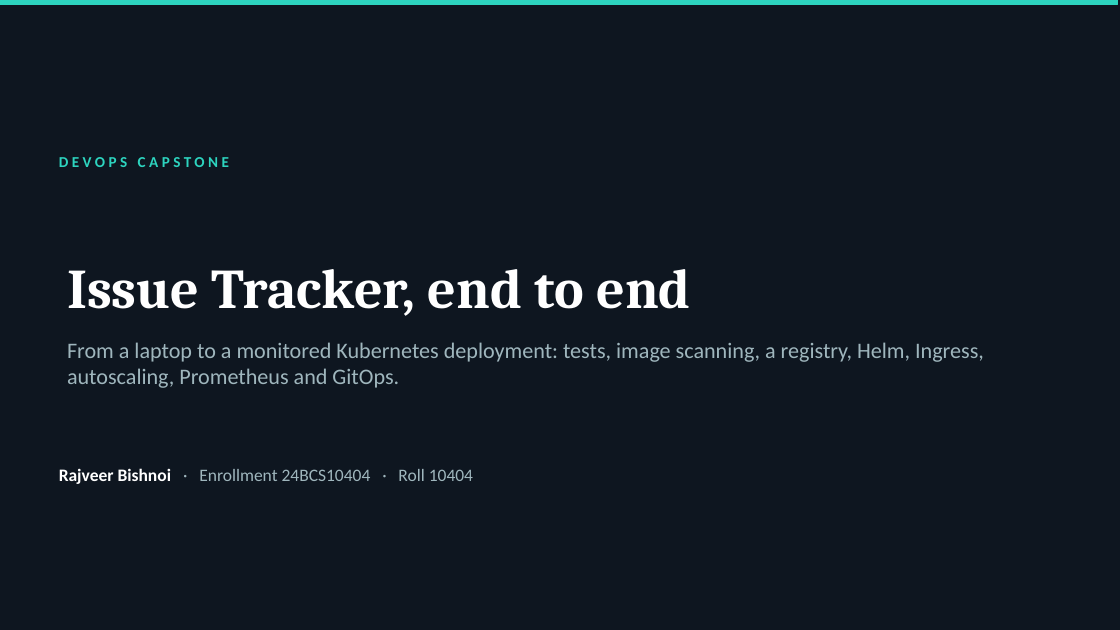
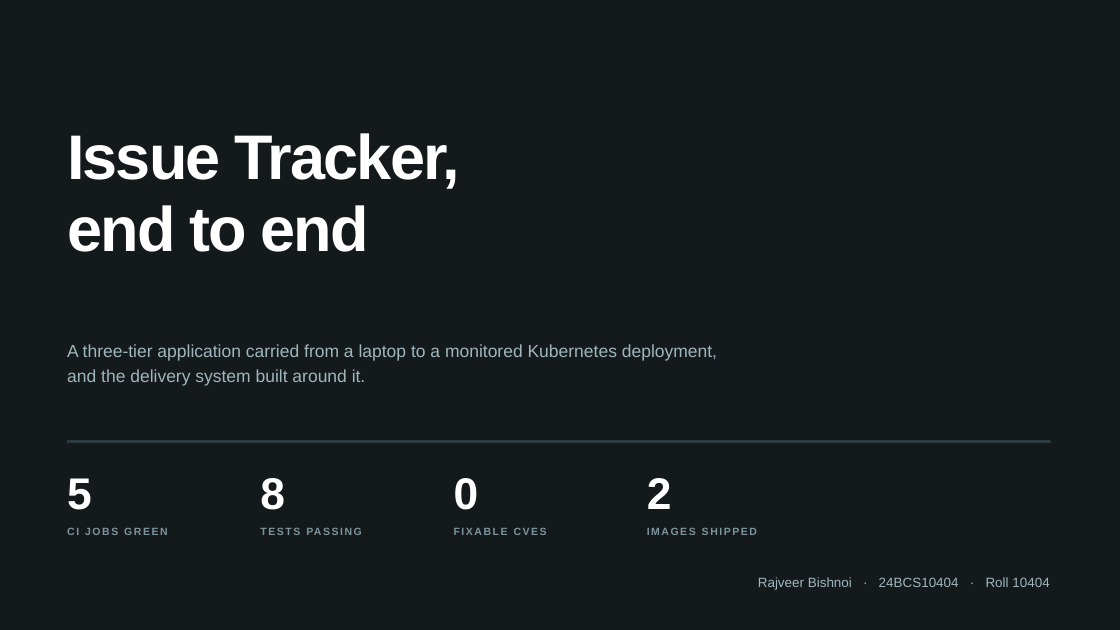
Before and after one commit to RAJVEER42/DevOps, a slide deck: slide 1 of Final DevOps Project/demo/slides.pptx. Drawn at 1120x630 pixels with LibreOffice and Linux fonts; fonts in the diff are those of the drawing. Boxes give left, top, right and bottom in pixels: in the first picture for what was removed or moved away, otherwise in the second. Text is boxed around its words. In the diff, an @@ line names an element or a change of style, - is before the commit and + after.

Commit message:
Rebuild the demo deck in the board's own design language
The first version leaned on one repeated layout: shadowed rounded cards with a
numbered dot, a stat-tile row, and an eyebrow over the title. Rebuilt so the
structure changes with the content, using the hairline rules, tabular figures
and acuity ramp the application itself was rebuilt in.

```diff
--- a/Final DevOps Project/demo/slides.pptx
+++ b/Final DevOps Project/demo/slides.pptx
@@ background #0E1620 to #14191B @@
@@ rectangle removed at bbox=[0, 0, 1117, 5] @@
@@ text at bbox=[67, 133, 460, 252]: text changed; size 48 to 54 pt; font Cambria to Arial @@
-Issue Tracker, end to end
+Issue Tracker,
+end to end
@@ text "Issue Tracker," at bbox=[67, 133, 460, 252]: vertical alignment bottom to top @@
@@ text removed at bbox=[59, 157, 229, 167] @@
-DEVOPS CAPSTONE
@@ text removed at bbox=[67, 342, 984, 388] @@
-From a laptop to a monitored Kubernetes deployment: tests, image scanning, a registry, Helm, Ingress, autoscaling, Prometheus and GitOps.
@@ text added at bbox=[67, 344, 717, 386], 15 pt, text #9FB6BD @@
+A three-tier application carried from a laptop to a monitored Kubernetes deployment, and the delivery system built around it.
@@ rectangle added at bbox=[67, 441, 1050, 442], fill #2C3A42, outline #2C3A42 1 pt @@
@@ text added at bbox=[67, 478, 92, 510], 38 pt, text #FFFFFF, bold @@
+5
@@ text added at bbox=[260, 478, 285, 510], 38 pt, text #FFFFFF, bold @@
+8
@@ text added at bbox=[454, 478, 479, 510], 38 pt, text #FFFFFF, bold @@
+0
@@ text added at bbox=[647, 478, 672, 509], 38 pt, text #FFFFFF, bold @@
+2
@@ text added at bbox=[67, 528, 167, 535], 9 pt, text #7C949C, bold @@
+CI JOBS GREEN
@@ text added at bbox=[260, 521, 437, 543], 9 pt, text #7C949C, bold @@
+TESTS PASSING
@@ text added at bbox=[454, 528, 547, 535], 9 pt, text #7C949C, bold @@
+FIXABLE CVES
@@ text added at bbox=[647, 528, 757, 535], 9 pt, text #7C949C, bold @@
+IMAGES SHIPPED
@@ text at bbox=[758, 577, 1049, 590]: text changed; size 15 to 11.5 pt; font Calibri to Arial @@
-Rajveer Bishnoi · Enrollment 24BCS10404 · Roll 10404
+Rajveer Bishnoi · 24BCS10404 · Roll 10404
```
Also in this commit, not shown: 10 other slides changed, 2 slides added, 2 slides removed, 1 other file.
